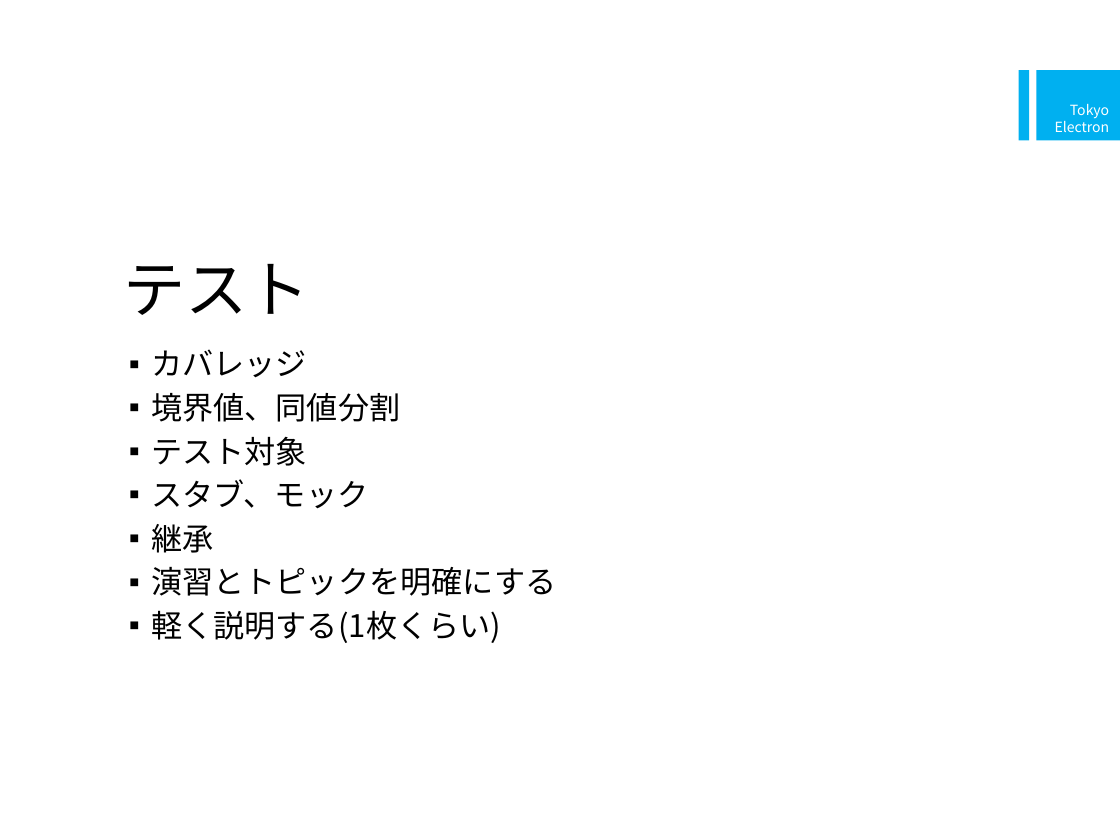
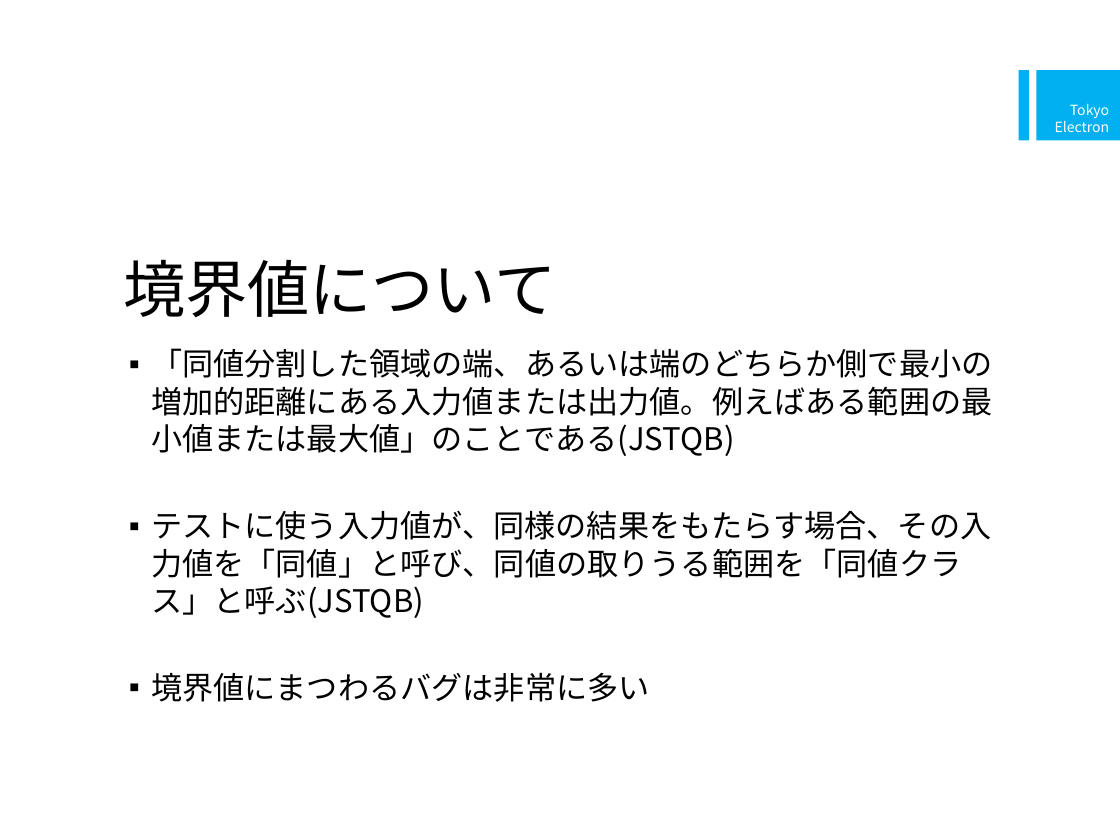
Before and after one commit to a-suzuki/CShrapLecture, a slide deck: slide 29 of doc/テストコードによるC#プログラミング演習.pptx (slide 25 before the commit). Drawn at 1120x840 pixels with LibreOffice and Linux fonts; fonts in the diff are those of the drawing. Boxes give left, top, right and bottom in pixels: in the first picture for what was removed or moved away, otherwise in the second. Text is boxed around its words. In the diff, an @@ line names an element or a change of style, - is before the commit and + after.

```diff
--- a/doc/テストコードによるC#プログラミング演習.pptx
+++ b/doc/テストコードによるC#プログラミング演習.pptx
@@ title at <box>123,259,556,317</box>: text changed @@
-テスト
+境界値について
@@ text at <box>151,348,992,702</box>: text changed @@
-▪ カバレッジ
-▪ 境界値、同値分割
-▪ テスト対象
-▪ スタブ、モック
-▪ 継承
-▪ 演習とトピックを明確にする
-▪ 軽く説明する(1枚くらい)
+▪ 「同値分割した領域の端、あるいは端のどちらか側で最小の増加的距離にある入力値または出力値。例えばある範囲の最小値または最大値」のことである(JSTQB)
+▪ テストに使う入力値が、同様の結果をもたらす場合、その入力値を「同値」と呼び、同値の取りうる範囲を「同値クラス」と呼ぶ(JSTQB)
+▪ 境界値にまつわるバグは非常に多い
```
Also in this commit, not shown: 5 other slides changed, 11 slides added, 1 slide removed.
